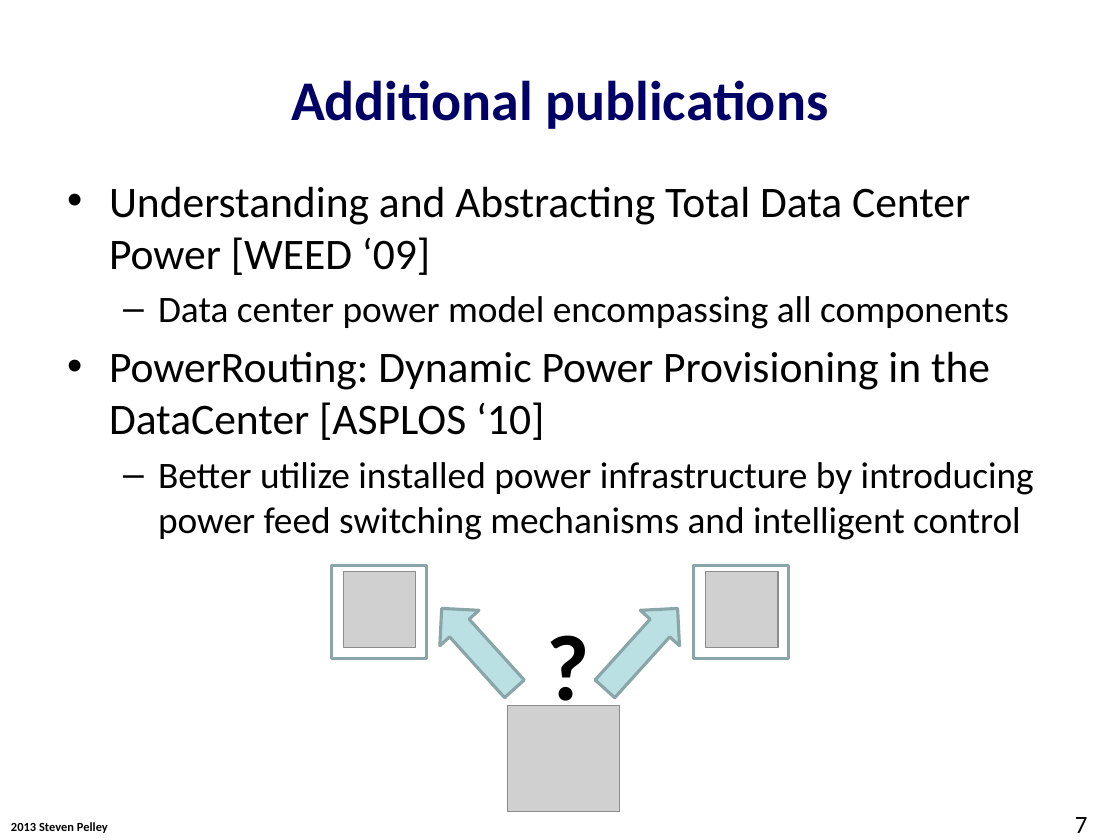
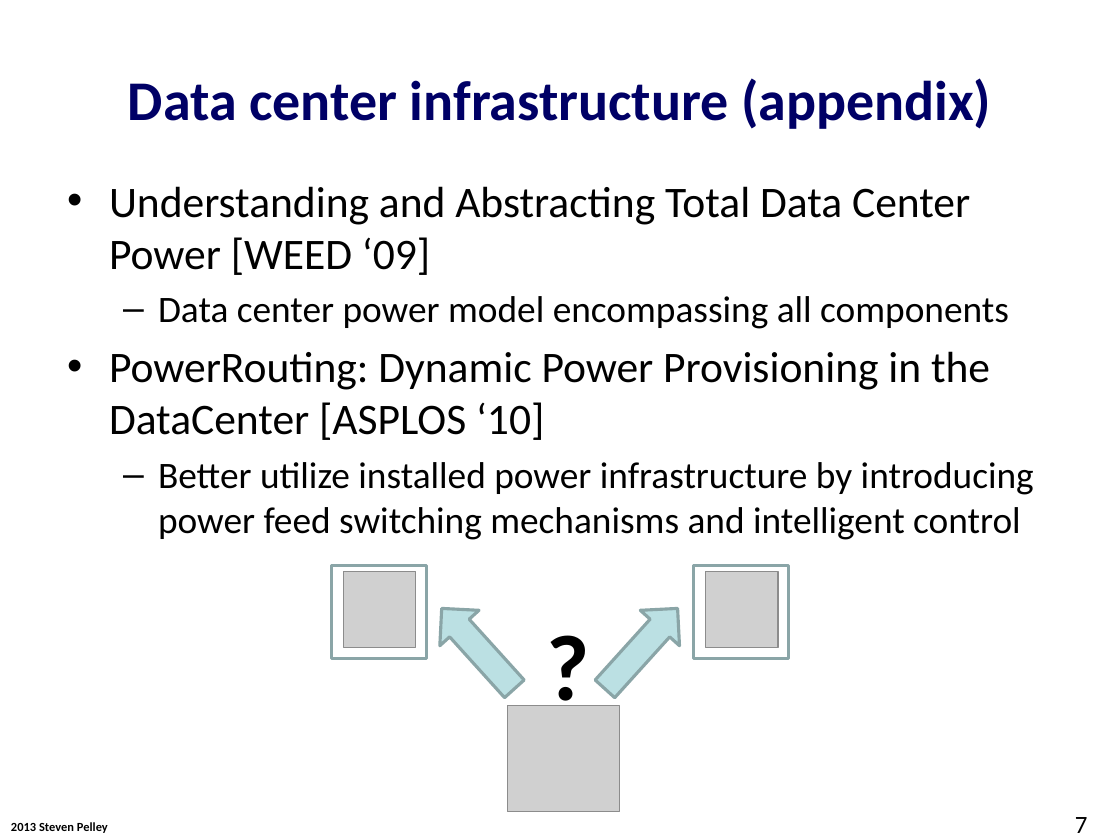
Before and after one commit to Abulila/dissertation, a slide deck: slide 7 of proposal/proposal.pptx. Drawn at 1120x840 pixels with LibreOffice and Linux fonts; fonts in the diff are those of the drawing; grey boxes stand for pictures; background and template pictures are left out. Boxes give left, top, right and bottom in pixels: in the first picture for what was removed or moved away, otherwise in the second. Text is boxed around its words. In the diff, an @@ line names an element or a change of style, - is before the commit and + after.

```diff
--- a/proposal/proposal.pptx
+++ b/proposal/proposal.pptx
@@ title at [128,78,991,129]: text changed @@
-Additional publications
+Data center infrastructure (appendix)
```
Also in this commit, not shown: 11 other slides changed.
